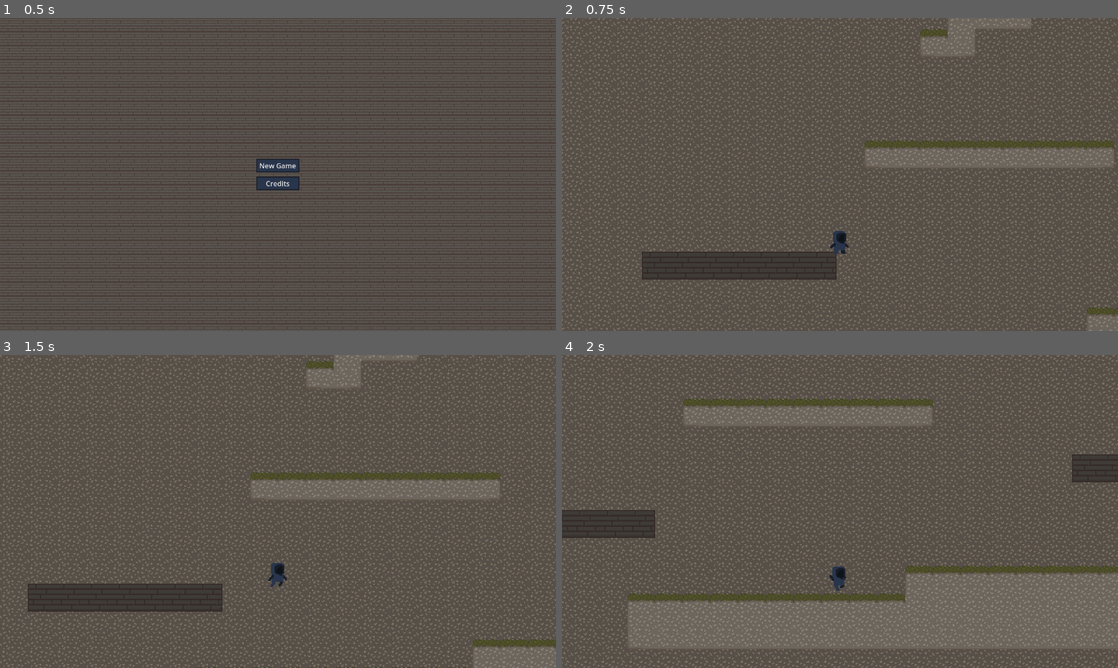
Above: before the commit, frames 1-4 (two rows, left to right).
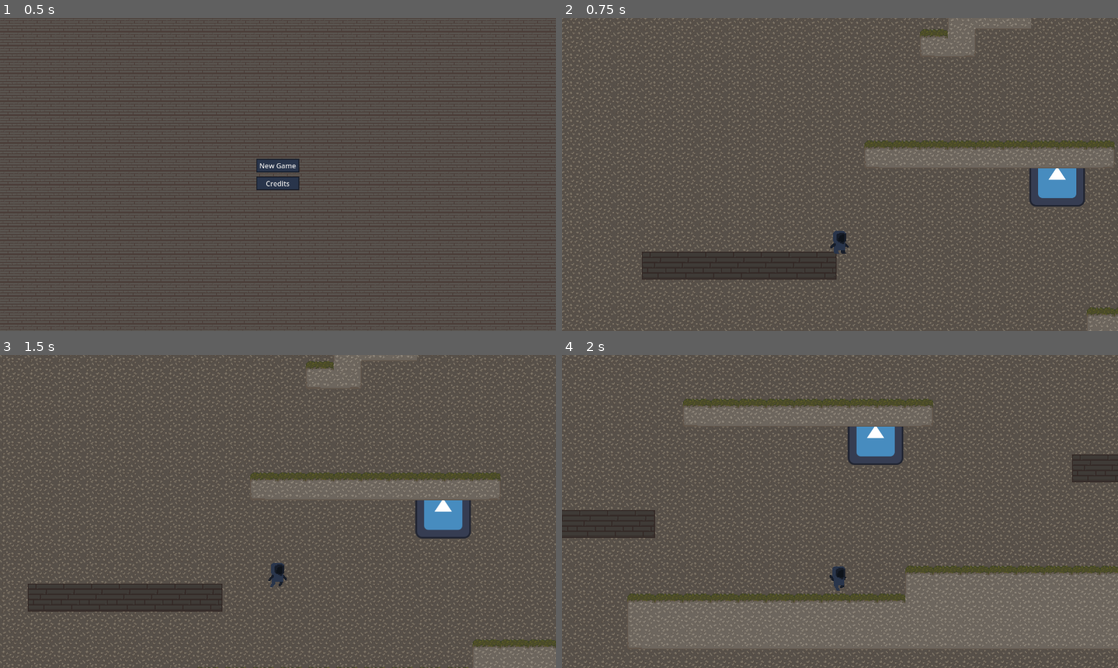
Above: after the commit, the same moments.

Repository: Sederic/Hook-Hero
Game: Godot game, scene res://Scenes/level.tscn
Two runs of this game, one before a commit and one after it. Both use one fixed random seed, a clock stepped at 60 frames per second and the inputs below. The engine's default icon, where the game draws it, is replaced by a stand-in: a white triangle on a blue panel in a dark square.
Inputs (mouse positions are in pixels of both pictures, inside the frame that each line leads up to):
- Up to frame 1 (0.5 s): no input
- Up to frame 2 (0.75 s): click "New Game" at 0.5 s
- Up to frame 3 (1.5 s): tap Enter at 1.25 s; move the mouse to (400, 495) at 1.27 s; hold D (Right) from 1.28 s (still down); click (400, 495) at 1.35 s
- Up to frame 4 (2 s): keep holding D (Right)

Frame 1 is identical in both runs. In frame 2, 1.2% of the frame differs, in the area x 84-95%, y 48-61%; in frame 3, 1.2%; in frame 4, 1.2%.

Commit message:
final tweak

Diff:
--- a/Scenes/level.tscn
+++ b/Scenes/level.tscn
@@ -22,13 +22,13 @@
 position = Vector2(205, 2.08165e-12)
 layer_0/tile_data = PackedInt32Array(262152, 0, 1, 327688, 0, 2, 393224, 0, 3, 1638400, 131072, 1, 1703936, 131072, 2,  …(5205 unchanged characters)…
 
-[node name="Player" parent="SubViewportContainer/SubViewport" instance=ExtResource("2_tiybw")]
-position = Vector2(100, 300)
+[node name="TileMap2" parent="SubViewportContainer/SubViewport" instance=ExtResource("4_24bbc")]
 
 [node name="enemy" parent="SubViewportContainer/SubViewport" instance=ExtResource("3_ry0cf")]
 scale = Vector2(0.5, 0.5)
 
-[node name="TileMap2" parent="SubViewportContainer/SubViewport" instance=ExtResource("4_24bbc")]
+[node name="Player" parent="SubViewportContainer/SubViewport" instance=ExtResource("2_tiybw")]
+position = Vector2(100, 300)
 
 [node name="CanvasLayer" type="CanvasLayer" parent="SubViewportContainer"]
 follow_viewport_enabled = true
